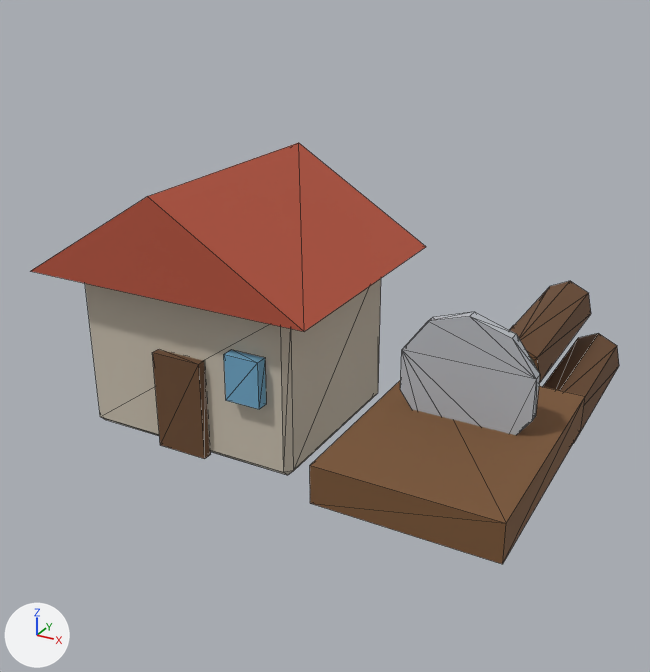
The glTF model public/models/imp_lumbermill.glb as it was, and as the next commit left it.
Before and after are seen from a 50 mm lens placed at (0.452, -0.758, 0.545), pointed at (0.003, 0.057, 0.137). The axes (+X, +Y, +Z) are drawn at lower left. The lights are the same throughout. The picture after the commit comes second. Mesh edges are drawn as thin lines. Vertices at exactly the same position are counted once.

The first picture shows 'imp_lumbermill'.
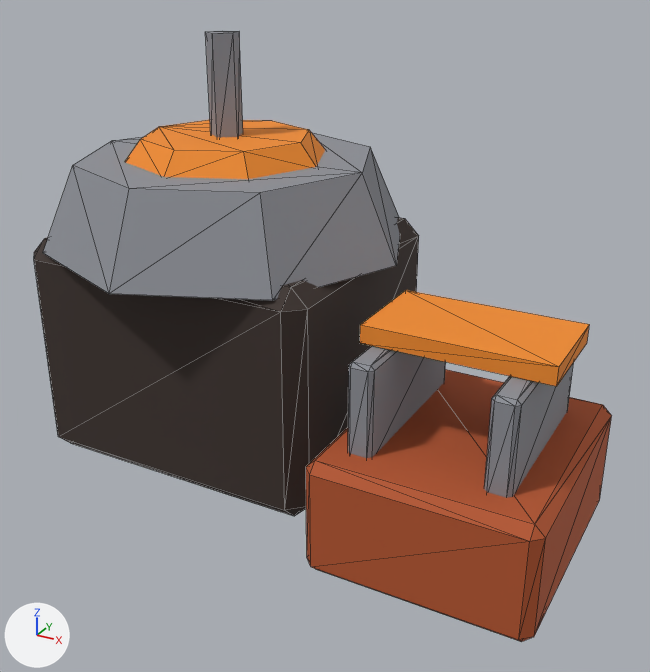
Changed parts and their boxes [x1, y1, x2, y2] in the pictures (650 x 672 px):
'imp_lumbermill', recoloured, reshaped (45% taller)
    before: [31, 143, 619, 564]
    after: [34, 31, 612, 642]
part 1 of me_cube_043, added
    after: [43, 132, 400, 300]
part 2 of me_cube_043, added
    after: [205, 31, 243, 137]
part 3 of me_cube_043, added (orange)
    after: [125, 120, 325, 179]
part 4 of me_cube_043, added (orange)
    after: [360, 290, 590, 386]
part 5 of me_cube_043, rebuilt
    before: [85, 279, 381, 475]
    after: [34, 217, 419, 516]
part 6 of me_cube_043, rebuilt
    before: [310, 381, 585, 564]
    after: [306, 369, 612, 642]
part 7 of me_cube_043, added
    after: [348, 346, 446, 458]
part 8 of me_cube_043, added
    after: [484, 362, 574, 498]
part 9 of me_cube_043, deleted
    before: [31, 143, 619, 459]

The change, as a diff of the scene's bpy script:
```diff
--- a/public/models/imp_lumbermill.glb.py
+++ b/public/models/imp_lumbermill.glb.py
@@ mat_steel @@
 mat_steel = principled_material('steel')
-mat_steel.base_color = (0.479, 0.503, 0.539)  # light grey #b8bcc2
+mat_steel.base_color = (0.266, 0.279, 0.309)  # grey #8d9097
 mat_steel.roughness = 0.82
@@ mat_basalt @@
+mat_basalt = principled_material('basalt')
+mat_basalt.base_color = (0.0437, 0.0284, 0.0232)  # brown #3b2f2a
+mat_basalt.roughness = 0.82
@@ mat_hazard @@
+mat_hazard = principled_material('hazard')
+mat_hazard.base_color = (0.888, 0.262, 0.0212)  # orange #f28c28
+mat_hazard.roughness = 0.82
@@ mat_rust @@
+mat_rust = principled_material('rust')
+mat_rust.base_color = (0.462, 0.0908, 0.0242)  # orange #b5552b
+mat_rust.roughness = 0.82
@@ me_cube_043 @@
 # used by ob_imp_lumbermill; location = (0.0, 0.0, 0.0)
-me_cube_043.from_pydata(...)  # 158 vertices, 266 faces; spans x -0.31..0.29, y -0.165..0.38, z 0.0..0.31
-me_cube_043.materials.append(mat_stone)  # light grey #c9bfae
-me_cube_043.materials.append(mat_roof)  # red #b5523b
-me_cube_043.materials.append(mat_trunk)  # brown #6b4a2f
-me_cube_043.materials.append(mat_water)  # blue #6fa8c9
-me_cube_043.materials.append(mat_timber)  # brown #7a5534
+me_cube_043.from_pydata(...)  # 146 vertices, 260 faces; spans x -0.3..0.32, y -0.17..0.23, z 0.0..0.46
+# me_cube_043 part 1: a new loose piece, an 8-sided cut cone along z (radius 0.2 at the low end, 0.16 at the high end) spanning x -0.3..0.1, y -0.17..0.23, z 0.245..0.335, in mat_steel (grey #8d9097)
+# me_cube_043 part 2: a new loose piece, a 5-sided cylinder along z spanning x -0.117..-0.083, y 0.012..0.045, z 0.34..0.46, in mat_steel (grey #8d9097)
+# me_cube_043 part 3: a new loose piece, an 8-sided cut cone along z (radius 0.11 at the low end, 0.09 at the high end) spanning x -0.21..0.01, y -0.08..0.14, z 0.333..0.357, in mat_hazard (orange #f28c28)
+# me_cube_043 part 4: a new loose piece, a box spanning x 0.12..0.3, y -0.09..0.01, z 0.211..0.229, in mat_hazard (orange #f28c28)
+# me_cube_043 part 5: the loose piece of 24 vertices spanning x -0.27..0.01, y -0.035..0.195, z 0.0..0.2 is rebuilt with 24 vertices and now spans x -0.27..0.07, y -0.115..0.175, z 0.005..0.255, in mat_basalt (brown #3b2f2a)
+# me_cube_043 part 6: the loose piece of 8 vertices spanning x 0.11..0.29, y -0.165..0.085, z 0.08..0.12 is rebuilt with 24 vertices and now spans x 0.1..0.32, y -0.165..0.085, z 0.0..0.12, in mat_rust (orange #b5552b)
+# me_cube_043 part 7: a new loose piece of 24 vertices spanning x 0.127..0.153, y -0.13..0.05, z 0.11..0.21, in mat_steel (grey #8d9097)
+# me_cube_043 part 8: a new loose piece of 24 vertices spanning x 0.258..0.282, y -0.13..0.05, z 0.11..0.21, in mat_steel (grey #8d9097)
+# me_cube_043 part 9: 10 loose pieces with 126 vertices, spanning x -0.31..0.272, y -0.07..0.38, z 0.001..0.31, are deleted
 me_cube_043.materials.append(mat_steel)
-me_cube_043.materials.append(mat_sand)  # beige #e3cf9a
+me_cube_043.materials.append(mat_basalt)  # brown #3b2f2a
+me_cube_043.materials.append(mat_hazard)  # orange #f28c28
+me_cube_043.materials.append(mat_rust)  # orange #b5552b
```
